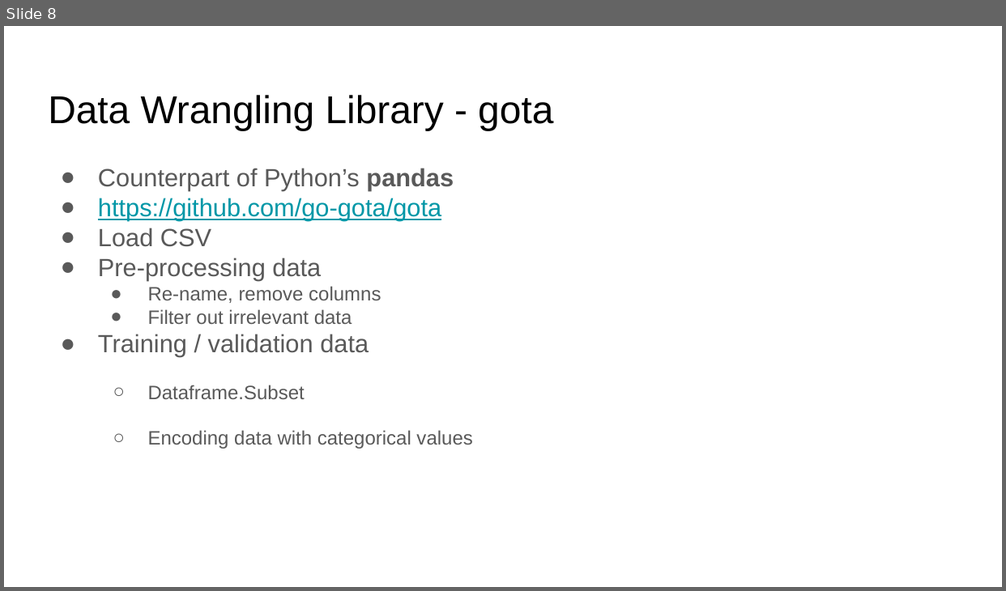
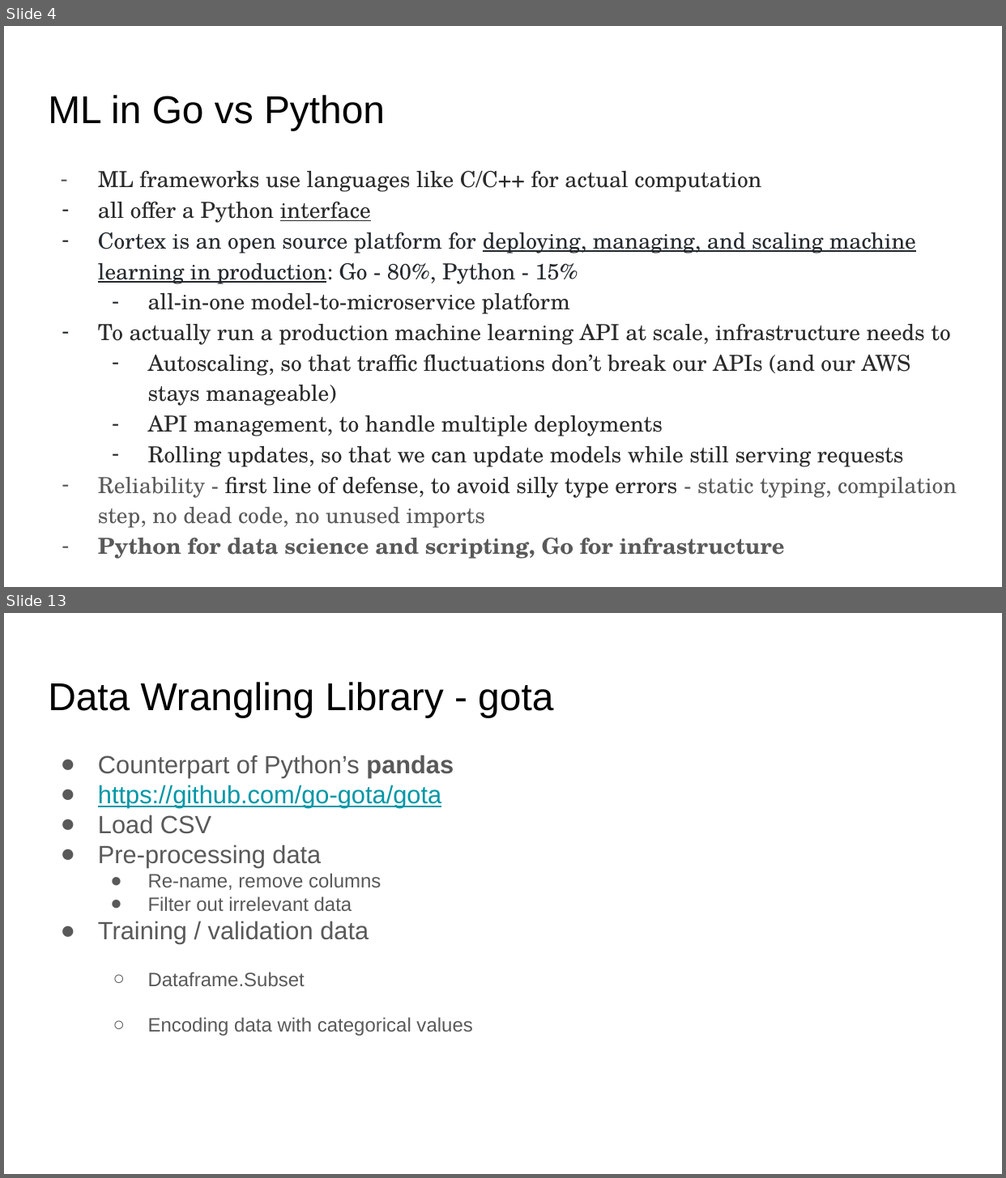
Before and after one commit to ephraimberkovitch/golang_ml, a slide deck: Go ML Meetup.pptx. Shown one above the other, each under a label of ours: slide 8 before the commit, slides 4 and 13 after it; the slides between them are not shown. The pictures are 1006x591 and 1006x1178 pixels, drawn with LibreOffice and Linux fonts; fonts in the diff are those of the drawing. Boxes give left, top, right and bottom in pixels: in the first picture for what was removed or moved away, otherwise in the second. Text is boxed around its words. In the diff, an @@ line names an element or a change of style, - is before the commit and + after.

```diff
--- a/Go ML Meetup.pptx
+++ b/Go ML Meetup.pptx
@@ slide 4 added at <box>4,26,1002,587</box>, background #FFFFFF @@
@@ title added at <box>48,95,385,130</box>, 28 pt, text #000000 @@
+ML in Go vs Python
@@ text added at <box>98,171,957,559</box>, 16 pt, text #292929 @@
+– ML frameworks use languages like C/C++ for actual computation
+– all offer a Python interface
+– Cortex is an open source platform for deploying, managing, and scaling machine learning in production: Go - 80%, Python - 15%
+  – all-in-one model-to-microservice platform
+– To actually run a production machine learning API at scale, infrastructure needs to
+  – Autoscaling, so that traffic fluctuations don’t break our APIs (and our AWS stays manageable)
+  – API management, to handle multiple deployments
+  – Rolling updates, so that we can update models while still serving requests
+– Reliability - first line of defense, to avoid silly type errors - static typing, compilation step, no dead code, no unused imports
+– Python for data science and scripting, Go for infrastructure
@@ what was slide 8 is now slide 13 @@
```
Also in this commit, not shown: 2 slides changed, 10 other slides added, 8 slides removed, 8 other files.
